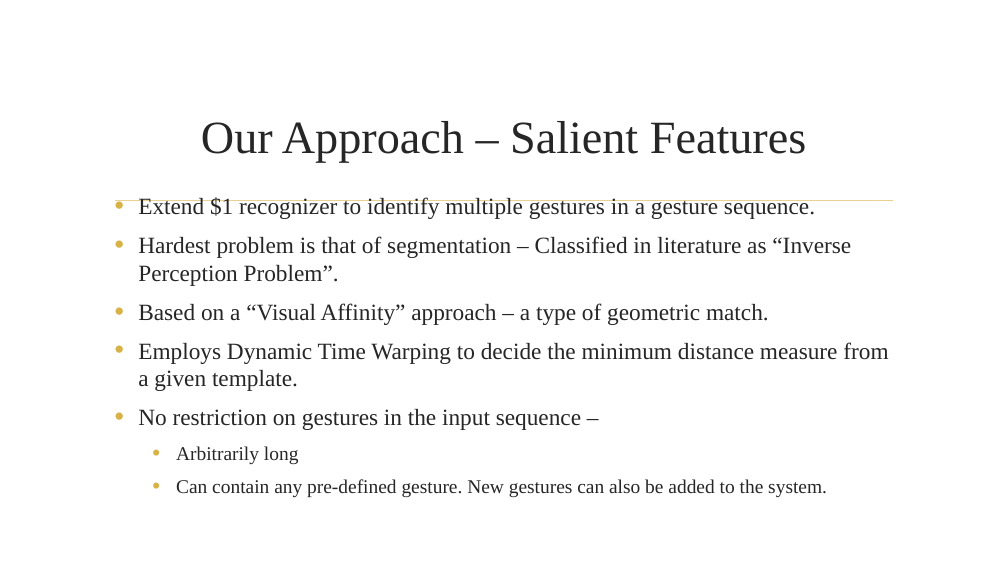
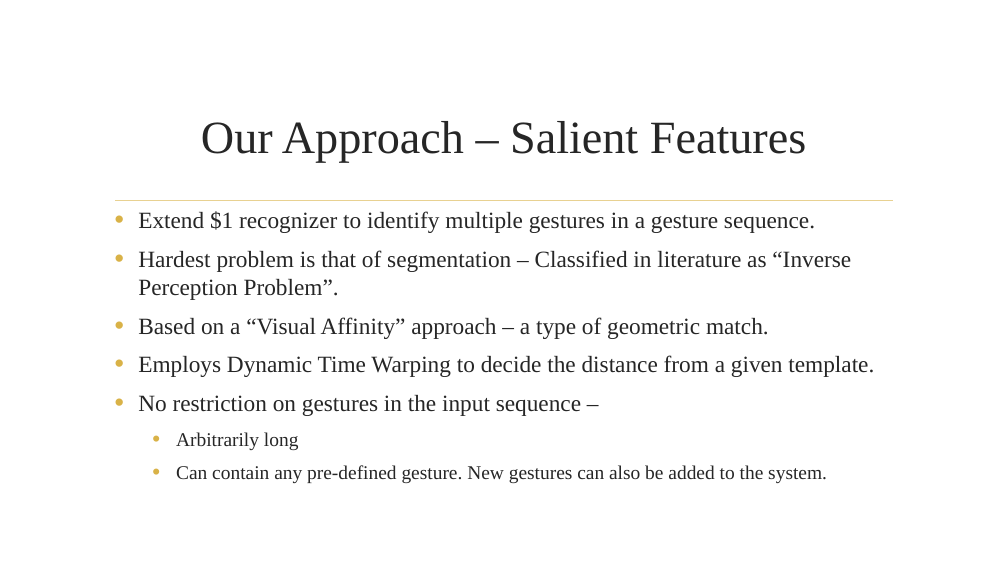
Before and after one commit to arv100kri/AI-Project-2, a slide deck: slide 4 of Final Presentation/Recognition of Unistroke Gesture Sequences.pptx. Drawn at 1008x567 pixels with LibreOffice and Linux fonts; fonts in the diff are those of the drawing; background and template pictures are left out. Boxes give left, top, right and bottom in pixels: in the first picture for what was removed or moved away, otherwise in the second. Text is boxed around its words. In the diff, an @@ line names an element or a change of style, - is before the commit and + after.

```diff
--- a/Final Presentation/Recognition of Unistroke Gesture Sequences.pptx
+++ b/Final Presentation/Recognition of Unistroke Gesture Sequences.pptx
@@ text at (138,355,874,377): text changed @@
-• Employs Dynamic Time Warping to decide the minimum distance measure from a given template.
+• Employs Dynamic Time Warping to decide the distance from a given template.
```
Also in this commit, not shown: 5 other slides changed, 1 slide added, 31 other files.
